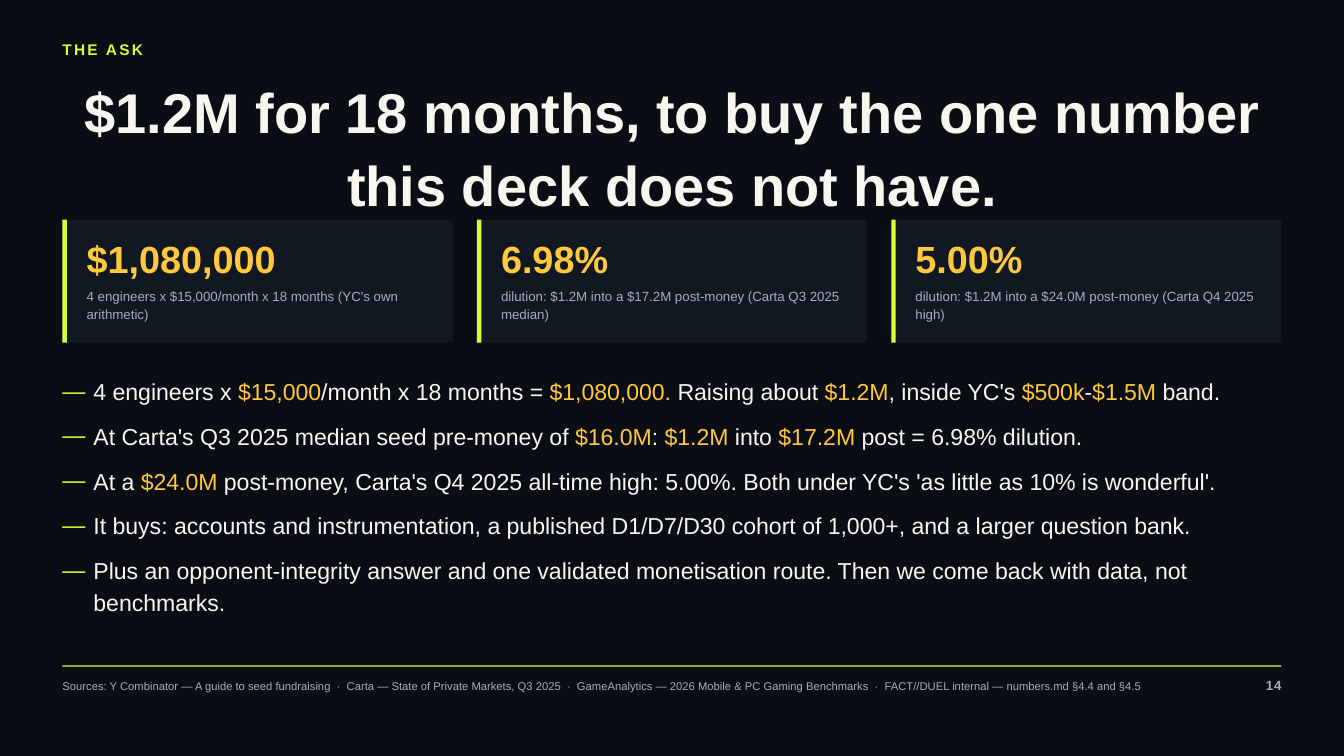
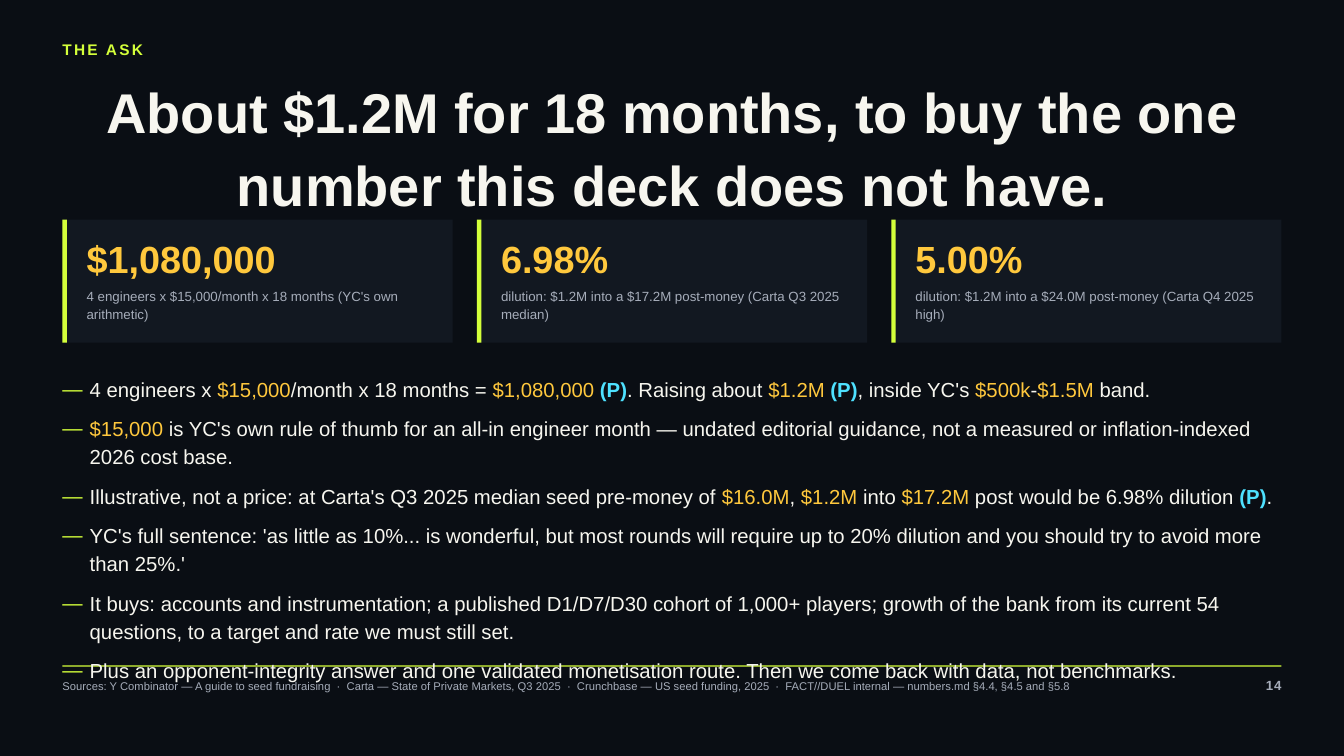
Before and after one commit to occult-kranti/fact-duel, a slide deck: slide 14 of public/product/investor/factduel-seed-deck.pptx. Drawn at 1344x756 pixels with LibreOffice and Linux fonts; fonts in the diff are those of the drawing. Boxes give left, top, right and bottom in pixels: in the first picture for what was removed or moved away, otherwise in the second. Text is boxed around its words. In the diff, an @@ line names an element or a change of style, - is before the commit and + after.

```diff
--- a/public/product/investor/factduel-seed-deck.pptx
+++ b/public/product/investor/factduel-seed-deck.pptx
@@ title at (106, 91, 1237, 207): text changed @@
-$1.2M for 18 months, to buy the one number this deck does not have.
+About $1.2M for 18 months, to buy the one number this deck does not have.
@@ text at (90, 382, 1272, 644): text changed; size 16.5 to 14.5 pt @@
-— 4 engineers x $15,000/month x 18 months = $1,080,000. Raising about $1.2M, inside YC's $500k-$1.5M band.
-— At Carta's Q3 2025 median seed pre-money of $16.0M: $1.2M into $17.2M post = 6.98% dilution.
-— At a $24.0M post-money, Carta's Q4 2025 all-time high: 5.00%. Both under YC's 'as little as 10% is wonderful'.
-— It buys: accounts and instrumentation, a published D1/D7/D30 cohort of 1,000+, and a larger question bank.
+— 4 engineers x $15,000/month x 18 months = $1,080,000 (P). Raising about $1.2M (P), inside YC's $500k-$1.5M band.
+— $15,000 is YC's own rule of thumb for an all-in engineer month — undated editorial guidance, not a measured or inflation-indexed 2026 cost base.
+— Illustrative, not a price: at Carta's Q3 2025 median seed pre-money of $16.0M, $1.2M into $17.2M post would be 6.98% dilution (P).
+— YC's full sentence: 'as little as 10%... is wonderful, but most rounds will require up to 20% dilution and you should try to avoid more than 25%.'
+— It buys: accounts and instrumentation; a published D1/D7/D30 cohort of 1,000+ players; growth of the bank from its current 54 questions, to a target and rate we must still set.
@@ text at (62, 681, 1070, 692): text changed @@
-Sources: Y Combinator — A guide to seed fundraising · Carta — State of Private Markets, Q3 2025 · GameAnalytics — 2026 Mobile & PC Gaming Benchmarks · FACT//DUEL internal — numbers.md §4.4 and §4.5
+Sources: Y Combinator — A guide to seed fundraising · Carta — State of Private Markets, Q3 2025 · Crunchbase — US seed funding, 2025 · FACT//DUEL internal — numbers.md §4.4, §4.5 and §5.8
@@ text at (90, 663, 1176, 684): size 16.5 to 14.5 pt in "Plus an opponent-integrity answer and one validated ..."; indent changed; less space between paragraphs @@
```
Also in this commit, not shown: 22 other slides changed, 1 slide added, 11 other files.
